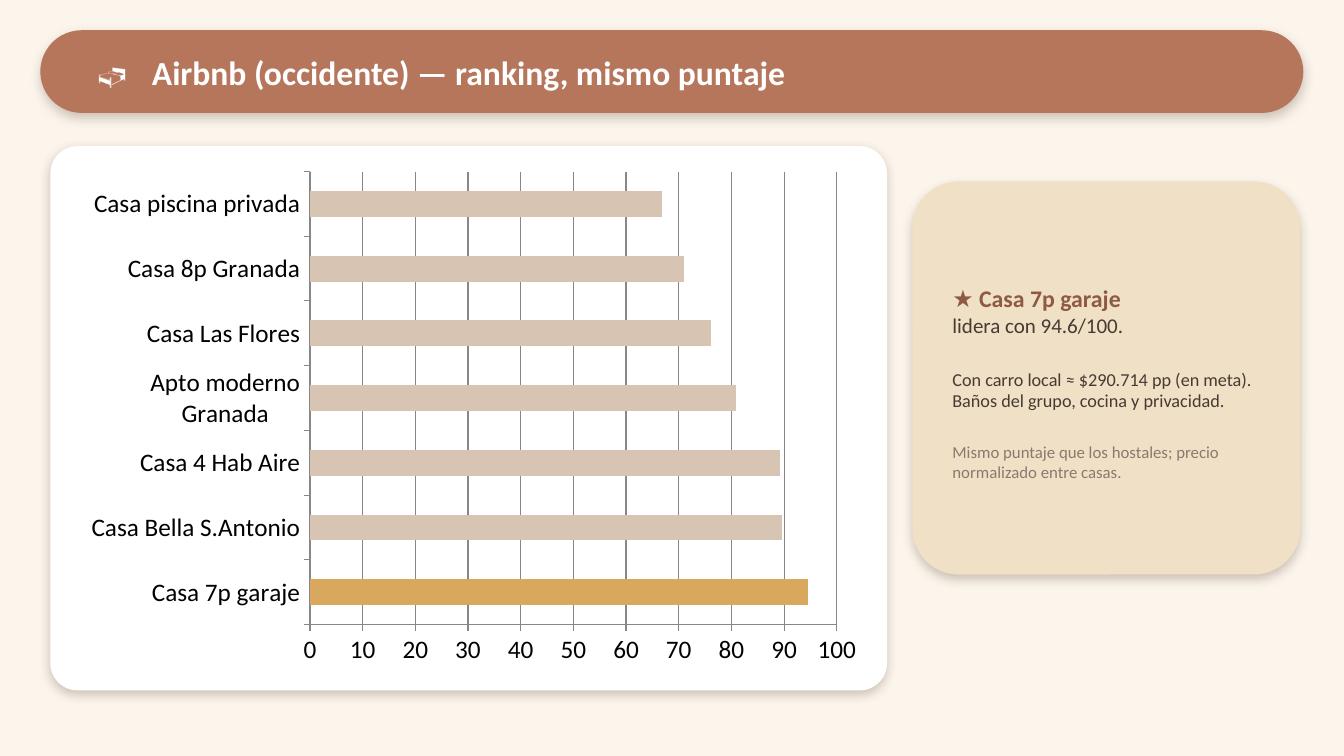
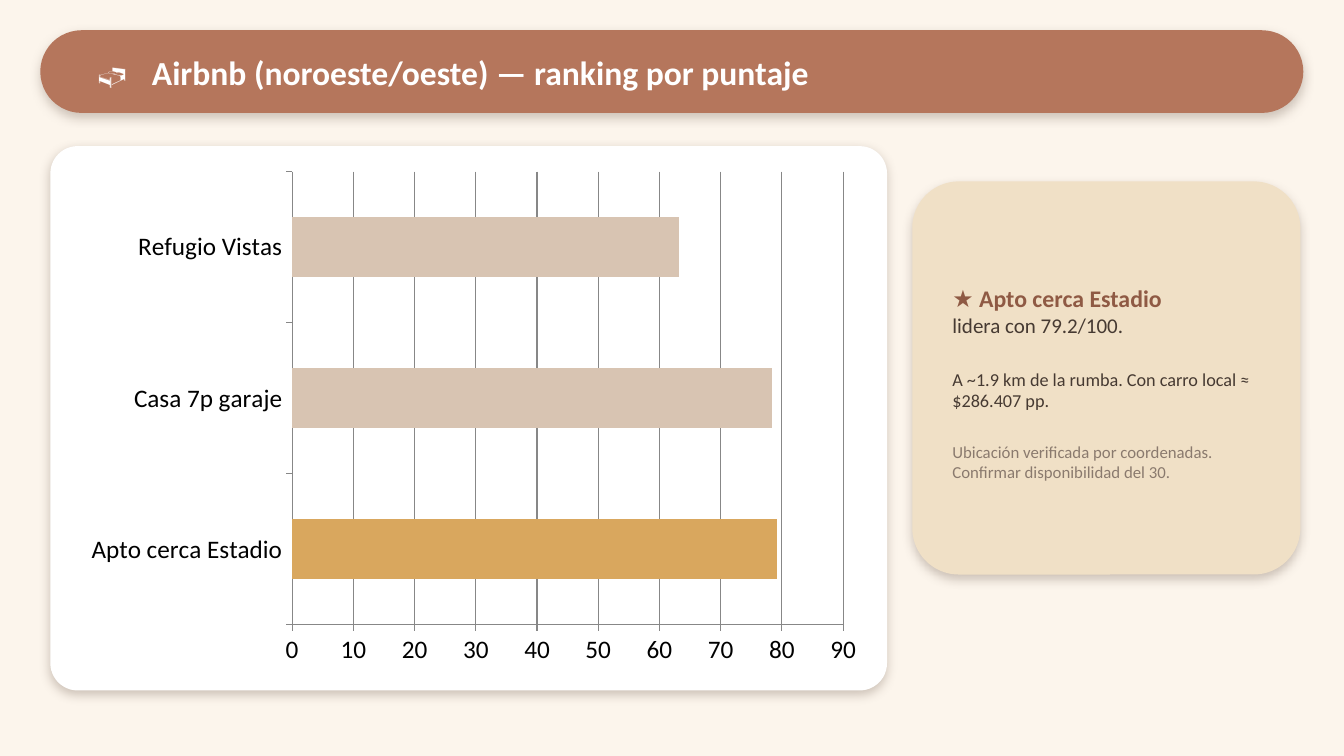
Before and after one commit to ClearNote97/paseo-mini-boom-en-cali, a slide deck: slide 7 of output/Mini-Boom-en-Cali_Presentacion.pptx. Drawn at 1344x756 pixels with LibreOffice and Linux fonts; fonts in the diff are those of the drawing. Boxes give left, top, right and bottom in pixels: in the first picture for what was removed or moved away, otherwise in the second. Text is boxed around its words. In the diff, an @@ line names an element or a change of style, - is before the commit and + after.

Commit message:
Airbnb v3: noroeste/oeste verificado por coordenadas + columna de distancia
Feedback del grupo: varias casas 'del oeste' estaban en el este/sur, la mejor ubicada
(Casa Bella) no tiene disponibilidad para el 30, y otra se salía del presupuesto.

- Ubicación verificada por COORDENADAS de la ficha (no por el título, que engaña):
  explora_fichas_airbnb.py extrae lat/lng, clasifica sector y calcula distancia (km) a la
  zona de actividades (Granada/El Peñón). Validado contra el feedback (acertó este/sur/oeste).
- Rebarrido del noroeste (Granada, Santa Mónica, Versalles, Centenario, El Peñón, Santa
  Teresita, Vipasa). Hallazgo honesto: hay muy pocas casas/aptos enteros para 7 en el oeste
  core, disponibles y en presupuesto.
- Nuevo ranking (3 que cumplen) con misma fórmula + columna 'Dist. actividades' en los 4
  entregables: 1º Apto cerca Estadio (~1,9 km, 79.2), 2º Casa 7p garaje (~3,6 km, 78.4),
  3º Refugio Vistas (~2,4 km, 63.2). Mejor + carro local ≈ $286.407 pp (DENTRO).
- Límite reconocido: la disponibilidad para la noche del 30 no se auto-verifica fiable;
  se marca 'confirmar al reservar' con el link directo. Actualiza D-005 (v3) y el diccionario.

```diff
--- a/output/Mini-Boom-en-Cali_Presentacion.pptx
+++ b/output/Mini-Boom-en-Cali_Presentacion.pptx
@@ text at (152, 60, 808, 91): text changed @@
-🛏️ Airbnb (occidente) — ranking, mismo puntaje
+🛏️ Airbnb (noroeste/oeste) — ranking por puntaje
@@ bar chart at (76, 161, 872, 676) @@
-categories: Casa 7p garaje, Casa Bella S.Antonio, Casa 4 Hab Aire, Apto moderno Granada, Casa Las Flores, Casa 8p Granada, Casa piscina privada
+categories: Apto cerca Estadio, Casa 7p garaje, Refugio Vistas
-Series 1: 95, 90, 89, 81, 76, 71, 67
+Series 1: 79, 78, 63
@@ text at (952, 290, 1236, 481): text changed; size 13 to 12 pt; text colour #463A32 to #8A7A6E @@
-★ Casa 7p garaje
-lidera con 94.6/100.
-Con carro local ≈ $290.714 pp (en meta). Baños del grupo, cocina y privacidad.
-Mismo puntaje que los hostales; precio normalizado entre casas.
+★ Apto cerca Estadio
+lidera con 79.2/100.
+A ~1.9 km de la rumba. Con carro local ≈ $286.407 pp.
+Ubicación verificada por coordenadas. Confirmar disponibilidad del 30.
```
Also in this commit, not shown: 1 other slide changed, 8 other files.
